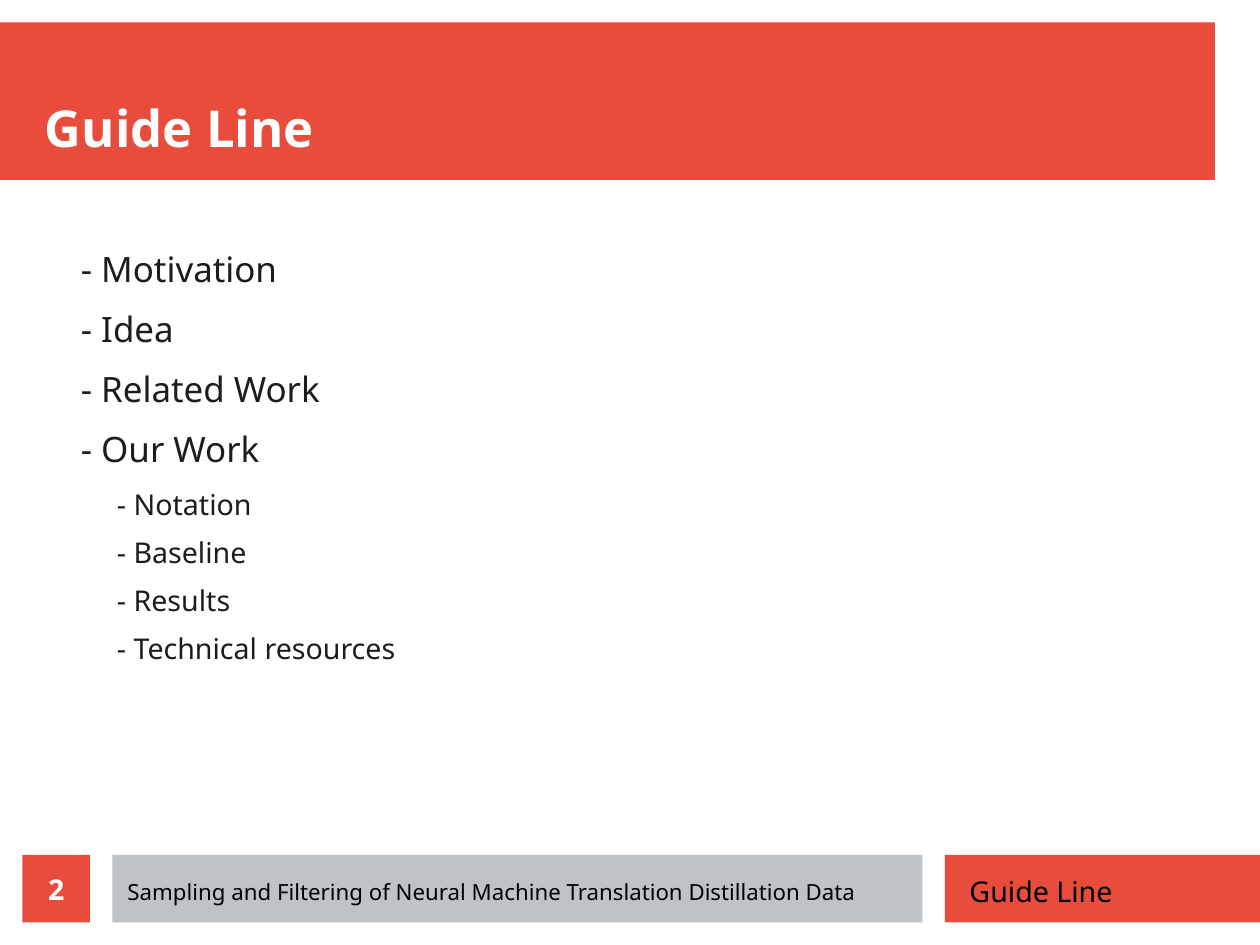
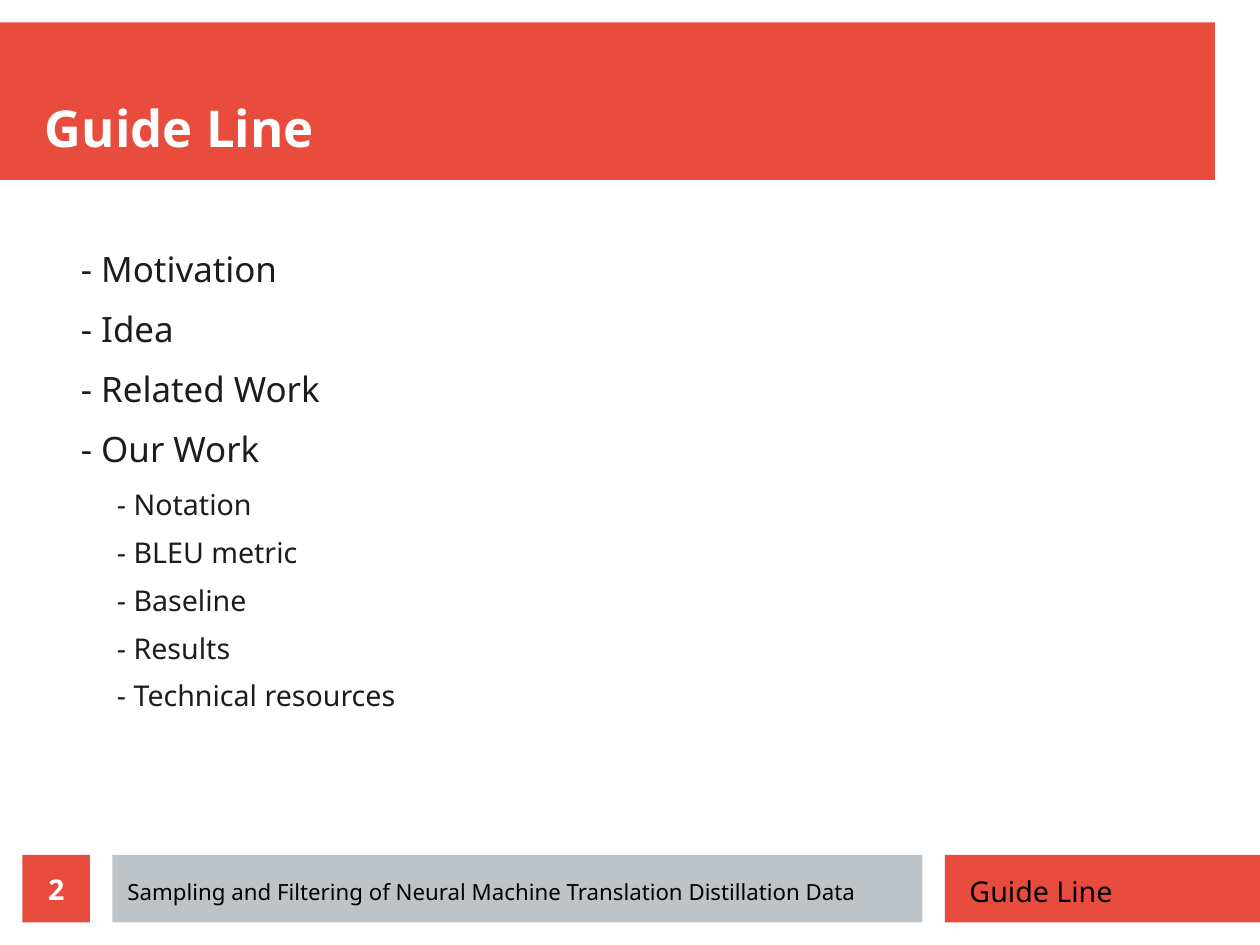
Before and after one commit to zouharvi/reference-mt-distill, a slide deck: slide 2 of meta/final_presentation.odp. Drawn at 1260x945 pixels with LibreOffice and Linux fonts; fonts in the diff are those of the drawing. Boxes give left, top, right and bottom in pixels: in the first picture for what was removed or moved away, otherwise in the second. Text is boxed around its words. In the diff, an @@ line names an element or a change of style, - is before the commit and + after.

Commit message:
Final Presentation: Update Guide Line ; Update Our Work

```diff
--- a/meta/final_presentation.odp
+++ b/meta/final_presentation.odp
@@ text at bbox=[134, 542, 297, 564]: paragraph added @@
+    - BLEU metric
```
Also in this commit, not shown: 10 other slides changed.
